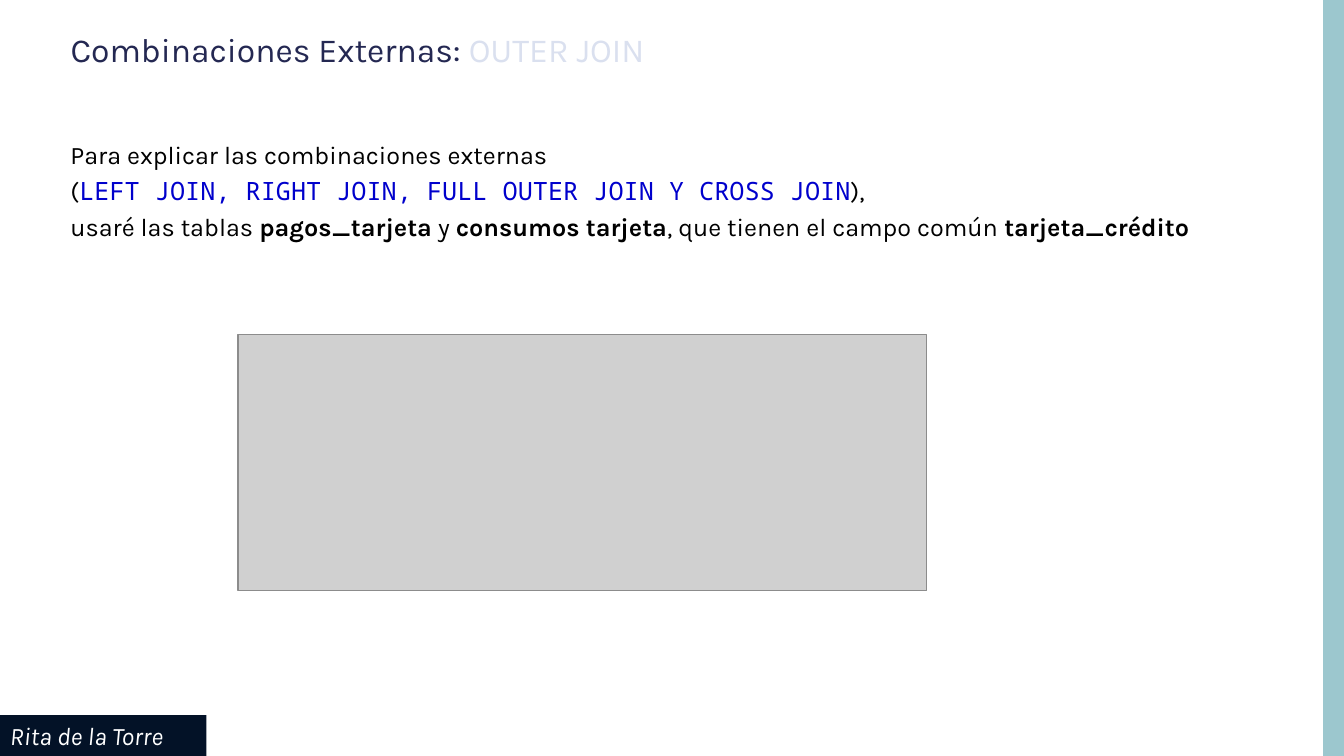
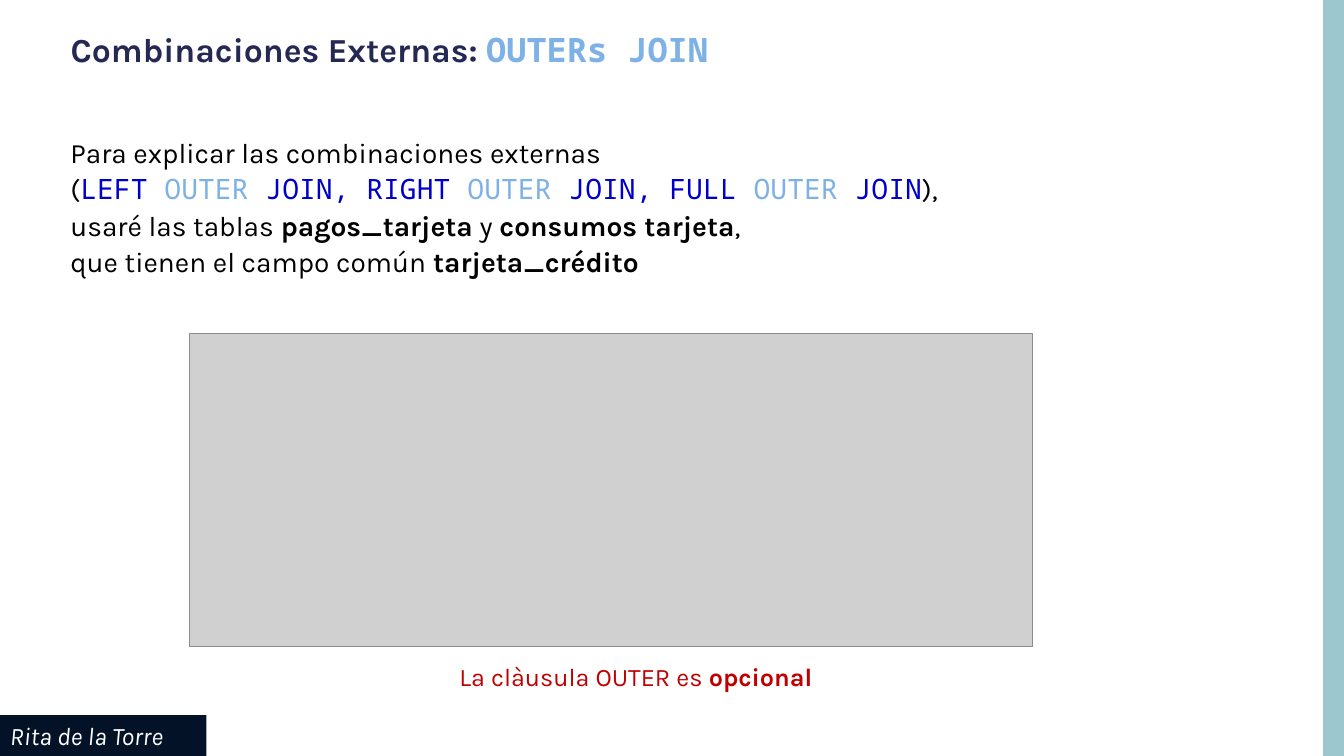
Before and after one commit to contenido-vario/MySQL, a slide deck: slide 5 of uf04/pdf/MySQL_UF04_JOIN.pptx. Drawn at 1344x756 pixels with LibreOffice and Linux fonts; fonts in the diff are those of the drawing; grey boxes stand for pictures; background and template pictures are left out. Boxes give left, top, right and bottom in pixels: in the first picture for what was removed or moved away, otherwise in the second. Text is boxed around its words. In the diff, an @@ line names an element or a change of style, - is before the commit and + after.

```diff
--- a/uf04/pdf/MySQL_UF04_JOIN.pptx
+++ b/uf04/pdf/MySQL_UF04_JOIN.pptx
@@ title at bbox=[71, 37, 708, 63]: text changed; bold on @@
-Combinaciones Externas: OUTER JOIN
+Combinaciones Externas: OUTERs JOIN
@@ text at bbox=[70, 143, 938, 203]: text changed; size 18 to 20 pt; text colour #0000CC to #000000 @@
-Para explicar las combinaciones externas
-(LEFT JOIN, RIGHT JOIN, FULL OUTER JOIN Y CROSS JOIN),
+Para explicar las combinaciones externas
+(LEFT OUTER JOIN, RIGHT OUTER JOIN, FULL OUTER JOIN),
@@ text at bbox=[70, 214, 740, 279]: size 18 to 20 pt in "usaré las tablas pagos_tarjeta y consumos tarjeta, ..." @@
@@ picture: place and size @@
-picture at bbox=[238, 335, 927, 591]
+picture at bbox=[190, 334, 1033, 647]
@@ text added at bbox=[459, 666, 812, 692], 18 pt, text #C00000 @@
+La clàusula OUTER es opcional
```
Also in this commit, not shown: 10 other slides changed, 1 slide added, 1 slide removed.
